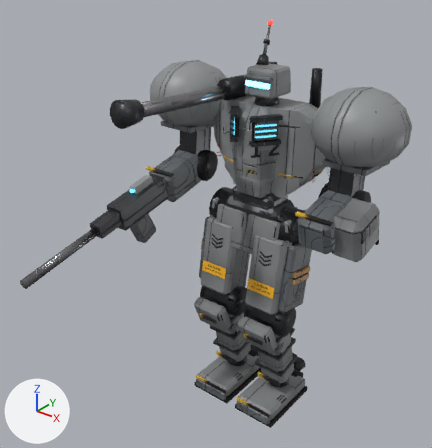
What one commit did to the glTF model assets/models/mech_sapper.glb.
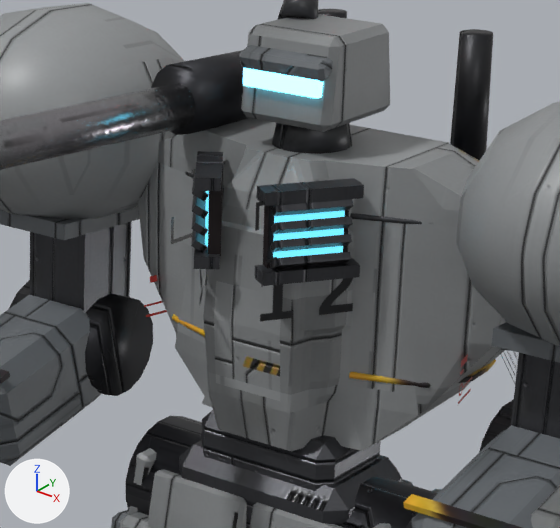
Each version appears first whole from a 50 mm lens placed at (18.29, -27.0, 28.18), pointed at (-0.47, -3.55, 13.64), and next in a close-up on the part from 39% to 79% of the width and 13% to 50% of the height. Lighting does not change. The marker at lower left points along +X, +Y and +Z. The first two pictures are the older version. Where no turn or scale is listed for an object, it has been applied to the vertices. Vertices at exactly the same position are counted once.

The scene before the commit, as lines of its bpy script (objects in view):
```python
ob_chest_lower_1_sapper_armor_001 = bpy.data.objects.new('CHEST_lower_1_sapper_armor.001', me_chest_lower_1_mech_sapper_armor_001)
ob_chest_lower_1_sapper_armor_001.location = (0.0, -1.36, 15.73)
ob_chest_top_1_sapper_armor_001 = bpy.data.objects.new('CHEST_top_1_sapper_armor.001', me_chest_top_1_mech_sapper_armor_001)
ob_chest_top_1_sapper_armor_001.location = (0.0, 2.55, 17.6)
ob_cockpit_sapper_armor_001 = bpy.data.objects.new('cockpit_sapper_armor.001', me_cockpit_mech_sapper_armor_001)
ob_cockpit_sapper_armor_001.location = (0.0, -0.14, 16.14)
ob_shoulder_r_sapper_armor_001 = bpy.data.objects.new('shoulder_R_sapper_armor.001', me_shoulder_r_mech_sapper_armor_001)
ob_shoulder_r_sapper_armor_001.location = (-5.26, 0.46, 18.54)
# also in view: 'shoulder_R_sapper_armor2.001' at (-5.69, 0.53, 19.03); 'forearm_L_sapper_armor2.001' at (5.26, -1.45, 14.71); 'head_sapper_frame.001' at (-0.15, 0.44, 20.41); 'pelvis_sapper_frame.001' at (0.0, 0.0, 13.25); 'shoulder_L_sapper_armor2.001' at (5.69, 0.53, 19.03)
```
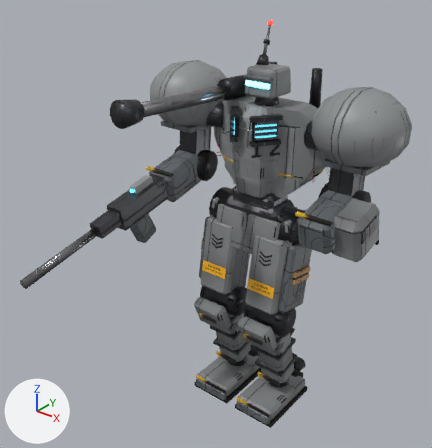
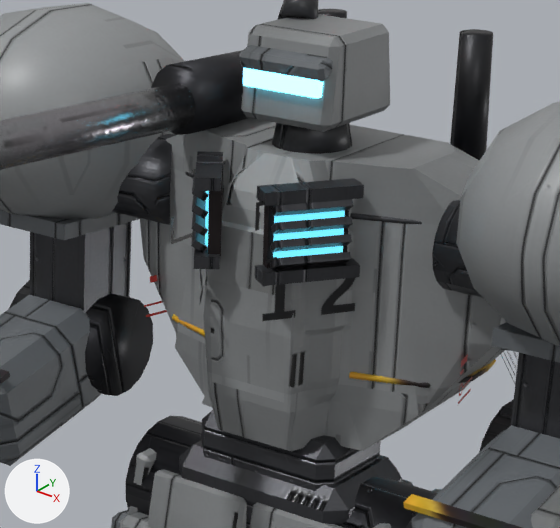
Location of each change, (x1, y1, x2, y2) in pixels of the close-ups (560 x 528 px; the box of a moved part takes in the faces that stretch with it):
'torso_sapper_frame.001', added
    after: (112, 134, 482, 297)
part 1 of me_chest_lower_1_mech_sapper_armor_001, reshaped
    before: (214, 283, 225, 383)
    after: (210, 280, 226, 383)
part 2 of me_chest_lower_1_mech_sapper_armor_001, reshaped
    before: (271, 319, 281, 401)
    after: (270, 298, 286, 402)
part 3 of me_chest_lower_1_mech_sapper_armor_001, surface changed (black to grey)
    both: (217, 285, 273, 398)
part 4 of me_chest_top_1_mech_sapper_armor_001, reshaped
    before: (207, 153, 292, 299)
    after: (207, 151, 317, 299)
part 5 of me_chest_top_1_mech_sapper_armor_001, surface changed
    before: (157, 124, 480, 299)
    after: (166, 124, 480, 299)
part 6 of me_cockpit_mech_sapper_armor_001, moved or reshaped
    before: (203, 279, 335, 449)
    after: (203, 279, 335, 450)
part 7 of me_cockpit_mech_sapper_armor_001, surface changed
    both: (204, 291, 430, 446)

Patch to the scene script:
```diff
--- a/assets/models/mech_sapper.glb.py
+++ b/assets/models/mech_sapper.glb.py
@@ me_chest_lower_1_mech_sapper_armor_001 @@
 # used by ob_chest_lower_1_sapper_armor_001; location = (0.0, -1.36, 15.73)
-me_chest_lower_1_mech_sapper_armor_001.from_pydata(...)  # 111 vertices, 180 faces; spans x -0.69..0.69, y -0.09..0.0, z -0.02..1.87
+me_chest_lower_1_mech_sapper_armor_001.from_pydata(...)  # 143 vertices, 240 faces; spans x -0.77..0.77, y -0.09..0.0, z -0.02..1.87
+# me_chest_lower_1_mech_sapper_armor_001 part 1: 11 vertices removed from x -0.69, y -0.09..0.0, z -0.02..1.27; 27 vertices added at x -0.77..-0.7, y -0.09..0.0, z -0.02..1.87
+# me_chest_lower_1_mech_sapper_armor_001 part 2: 11 vertices removed from x 0.69, y -0.09..0.0, z -0.02..1.27; 27 vertices added at x 0.7..0.77, y -0.09..0.0, z -0.02..1.87
+# me_chest_lower_1_mech_sapper_armor_001 part 3: 103 kept faces spanning x -0.68..0.69, y -0.09..0.0, z -0.02..1.87 get new texture (UV) coordinates
 me_chest_lower_1_mech_sapper_armor_001.materials.append(mat_mech_sapper_armor_001)
@@ me_chest_top_1_mech_sapper_armor_001 @@
 # used by ob_chest_top_1_sapper_armor_001; location = (0.0, 2.55, 17.6)
-me_chest_top_1_mech_sapper_armor_001.from_pydata(...)  # 903 vertices, 1727 faces; spans x -3.96..3.96, y -3.94..0.06, z 0.0..2.14
+me_chest_top_1_mech_sapper_armor_001.from_pydata(...)  # 951 vertices, 1819 faces; spans x -3.96..3.96, y -3.94..0.06, z 0.0..2.14
+# me_chest_top_1_mech_sapper_armor_001 part 4: 19 vertices moved from x -0.76..0.75, y -3.89..-3.59, z 0.74..1.54 to x -0.78..0.76, y -3.89..-3.59, z 0.74..1.54; 5 vertices removed from x -0.81..0.81, y -3.94..-3.89, z 0.0..0.74; 53 vertices added at x -1.06..1.06, y -3.94..-3.19, z 0.0..2.14
+# me_chest_top_1_mech_sapper_armor_001 part 5: 1040 kept faces spanning x -3.67..3.67, y -3.94..-0.09, z 0.0..2.14 get new texture (UV) coordinates
 me_chest_top_1_mech_sapper_armor_001.materials.append(mat_mech_sapper_armor_001)
@@ me_cockpit_mech_sapper_armor_001 @@
 # used by ob_cockpit_sapper_armor_001; location = (0.0, -0.14, 16.14)
-me_cockpit_mech_sapper_armor_001.from_pydata(...)  # 880 vertices, 1653 faces; spans x -3.84..3.84, y -1.3..4.26, z -1.4..4.32
+me_cockpit_mech_sapper_armor_001.from_pydata(...)  # 896 vertices, 1685 faces; spans x -3.84..3.84, y -1.3..4.26, z -1.4..4.32
+# me_cockpit_mech_sapper_armor_001 part 6: 28 vertices moved from x -1.17..1.08, y -1.3..-0.65, z -1.4..1.46 to x -1.17..1.09, y -1.3..-0.65, z -1.4..1.46; 78 vertices removed from x -1.07..1.26, y -1.3..-0.55, z -0.6..1.46; 94 vertices added at x -1.08..1.25, y -1.3..-0.55, z -1.4..1.46
+# me_cockpit_mech_sapper_armor_001 part 7: 756 kept faces spanning x -2.91..2.91, y -1.3..2.31, z -1.4..1.46 get new texture (UV) coordinates
 me_cockpit_mech_sapper_armor_001.materials.append(mat_mech_sapper_armor_001)
@@ me_torso_mech_sapper_frame_001 @@
+me_torso_mech_sapper_frame_001.from_pydata(...)  # an 18-sided cylinder along x spanning x 2.89..5.26, y -0.35..1.26, z 2.76..4.35; an 18-sided cylinder along x spanning x -5.26..-2.89, y -0.35..1.26, z 2.76..4.35
+me_torso_mech_sapper_frame_001.materials.append(mat_mech_sapper_frame_001)
@@ ob_torso_sapper_frame_001 @@
+ob_torso_sapper_frame_001 = bpy.data.objects.new('torso_sapper_frame.001', me_torso_mech_sapper_frame_001)
+ob_torso_sapper_frame_001.location = (0.0, 0.0, 14.98)
```
